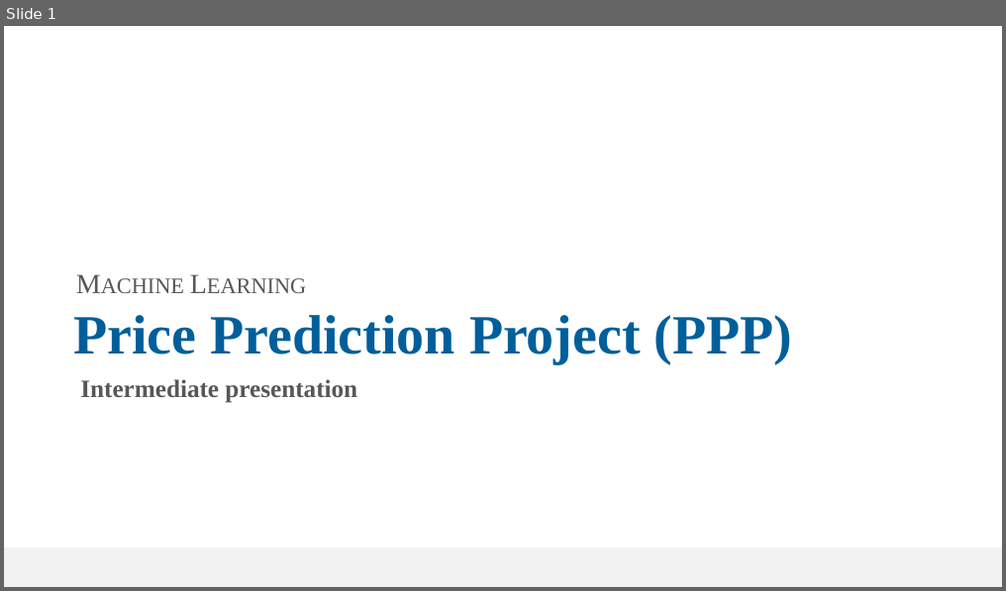
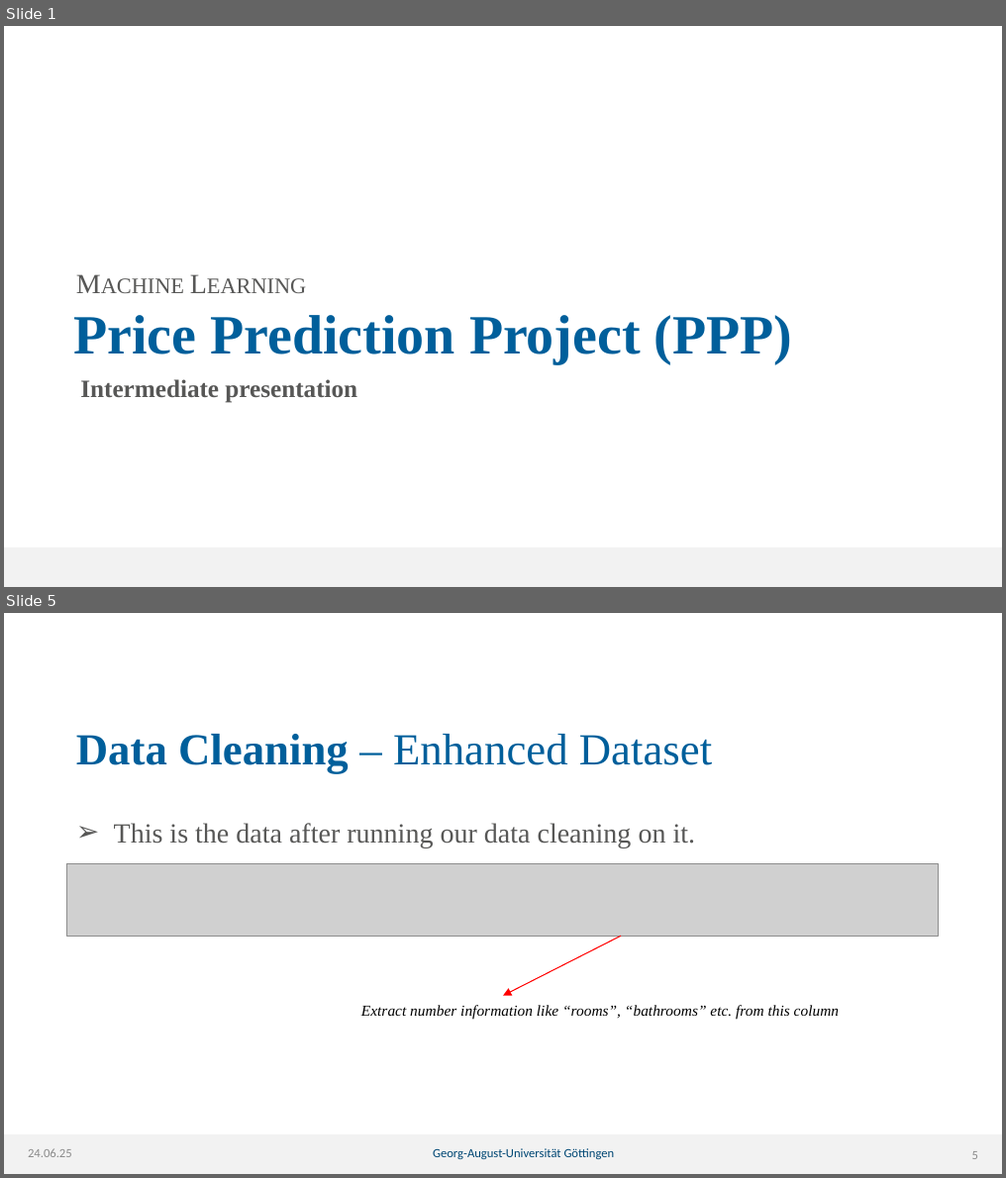
Before and after one commit to lhahner/price-predicition-project, a slide deck: docs/intermediate-pres.pptx. Shown one above the other, each under a label of ours: slide 1 before the commit, slides 1 and 5 after it; the slides between them are not shown. The pictures are 1006x591 and 1006x1178 pixels, drawn with LibreOffice and Linux fonts; fonts in the diff are those of the drawing; grey boxes stand for pictures; background and template pictures are left out. Boxes give left, top, right and bottom in pixels: in the first picture for what was removed or moved away, otherwise in the second. Text is boxed around its words. In the diff, an @@ line names an element or a change of style, - is before the commit and + after.

Commit message:
LENNART - adds slide for further cleaning steps

```diff
--- a/docs/intermediate-pres.pptx
+++ b/docs/intermediate-pres.pptx
@@ slide 5 added at [4,613,1002,1174], background picture (left out); not listed: 2 template elements that a slide beside it also shows @@
@@ title added at [76,734,712,774], 32 pt, text #005F9B @@
+Data Cleaning – Enhanced Dataset
@@ text added at [114,823,696,848], 20 pt, text #575756 @@
+➢ This is the data after running our data cleaning on it.
@@ picture added at [67,863,938,937] @@
@@ arrow added from (621, 937) to (503, 996), #FF0000 0.75 pt @@
@@ text added at [361,1005,839,1020], 11 pt, text #000000, italic @@
+Extract number information like “rooms”, “bathrooms” etc. from this column
@@ text added at [28,1149,72,1157], 9 pt, text #8C8C8C @@
+24.06.25
@@ text added at [433,1149,615,1159], 9 pt, text #004774 @@
+Georg-August-Universität Göttingen
@@ page number added at [972,1152,978,1159], 9 pt, text #8C8C8C @@
+5
```
Also in this commit, not shown: 12 slides changed.
